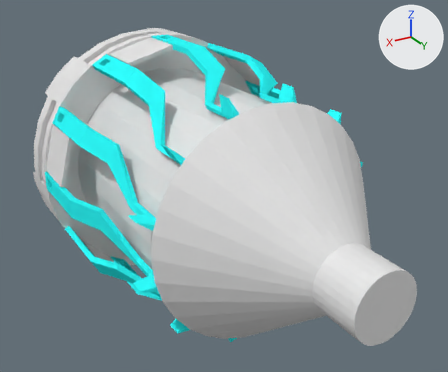
A saved change to the Blender file models/blender/engine.blend.
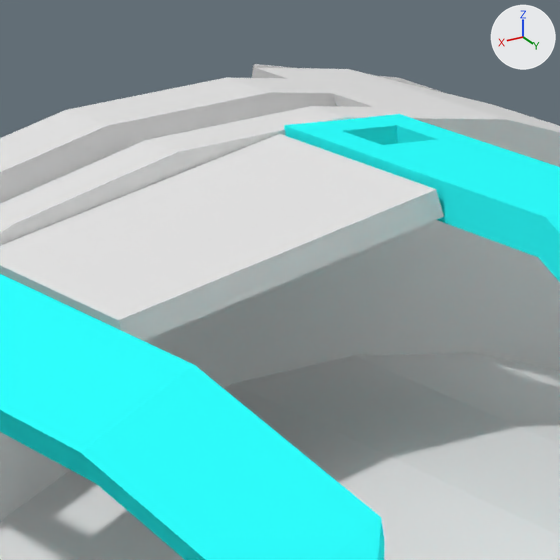
The first picture shows the older version from a camera (50 mm lens) standing at (2.8, 4.92, 2.45) and looking at (-0.26, -0.18, -0.1). The close-ups show both versions on the part from 25% to 42% of the width and 5% to 26% of the height of that picture; other places that the commit changed are outside them. Lighting does not change. The marker at upper right points along +X, +Y and +Z.

Names of what the first close-up shows: 'engine _body', 'engine_fin.009', 'engine_fin.010', 'large_tail_cylinder', 'square_between_fins.003'.
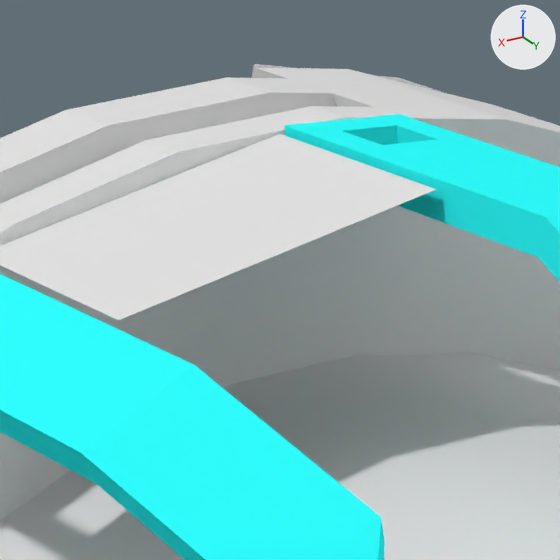
Pixel boxes [x1, y1, x2, y2] of what changed, in the close-ups (560 x 560 px):
'square_between_fins.003', reshaped
    before: [0, 134, 444, 341]
    after: [0, 134, 436, 320]
part 1 of me_cube, deleted
    before: [0, 190, 444, 341]

The change, as a list of edits to the scene's bpy script:
```text
Change me_cube:
    where me_cube.from_pydata(...)  # 8 vertices, 6 faces; spans x -0.99..1.01, y -4.15..-2.15, z -67.98..-65.98
    used by ob_square_between_fins_003; location = (0.0, 0.0, 0.0); rotation_euler = (0.0, 3.403, 0.0), in degrees (0, 195, 0); scale = (0.242, 0.25, 0.0193)
    verts and faces of me_cube; kept vertices keep their numbers, new ones are numbered from 8
    before: 0 (-0.99, -4.15, -67.98), 1 (-0.99, -4.15, -65.98), 2 (-0.99, -2.15, -67.98) at pixel (118, 320), 3 (-0.99, -2.15, -65.98), 4 (1.01, -4.15, -67.98) at pixel (279, 133)
    before: 5 (1.01, -4.15, -65.98), 6 (1.01, -2.15, -67.98) at pixel (436, 189), 7 (1.01, -2.15, -65.98) at pixel (443, 216)
    me_cube part 1
    add delete_vertices([1, 3, 5, 7])  # with the faces that use them
```
